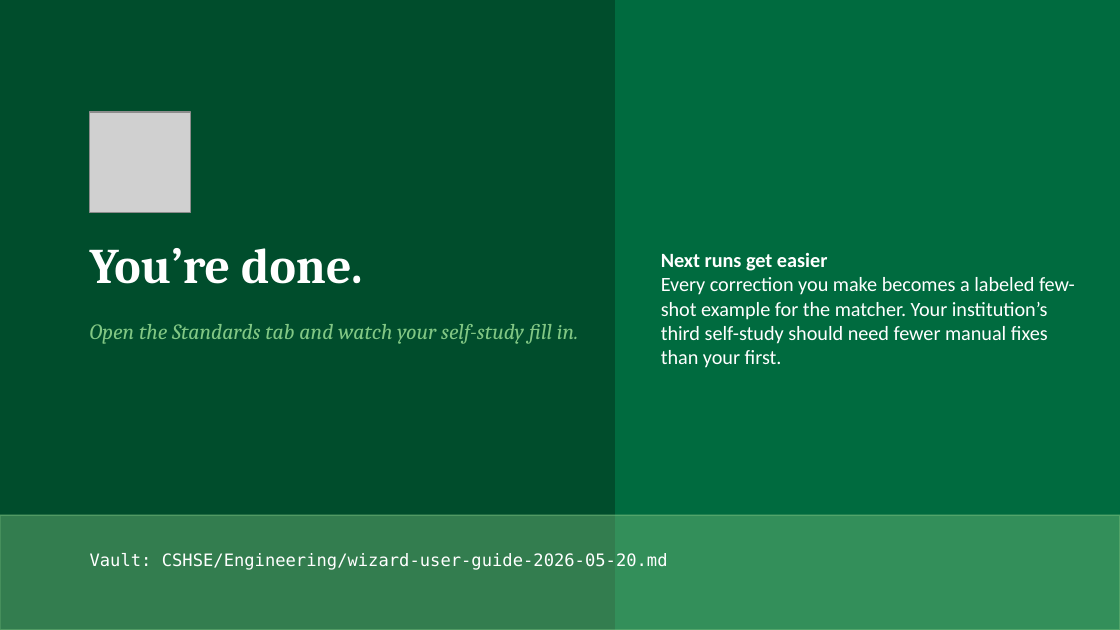
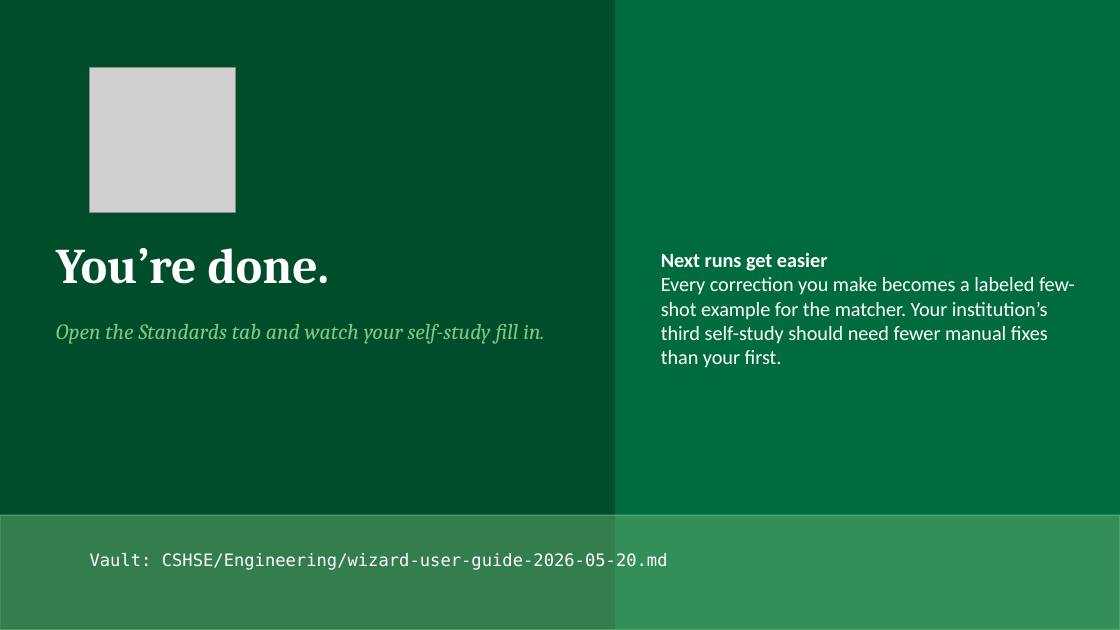
Before and after one commit to beserericl-hue/AIScripts, a slide deck: slide 17 of CSHSE/CSHSE/Engineering/wizard-user-guide-2026-05-20.pptx. Drawn at 1120x630 pixels with LibreOffice and Linux fonts; fonts in the diff are those of the drawing; grey boxes stand for pictures. Boxes give left, top, right and bottom in pixels: in the first picture for what was removed or moved away, otherwise in the second. Text is boxed around its words. In the diff, an @@ line names an element or a change of style, - is before the commit and + after.

```diff
--- a/CSHSE/CSHSE/Engineering/wizard-user-guide-2026-05-20.pptx
+++ b/CSHSE/CSHSE/Engineering/wizard-user-guide-2026-05-20.pptx
@@ picture: place and size @@
-picture at bbox=[90, 112, 190, 213]
+picture at bbox=[90, 67, 235, 213]
@@ text "You’re done.": place and size @@
-text "You’re done." at bbox=[90, 248, 362, 284]
+text "You’re done." at bbox=[56, 248, 329, 284]
@@ text "Open the Standards tab and ...": place and size @@
-text "Open the Standards tab and ..." at bbox=[90, 324, 578, 344]
+text "Open the Standards tab and ..." at bbox=[56, 324, 544, 344]
```
Also in this commit, not shown: 16 other slides changed, 2 other files.
